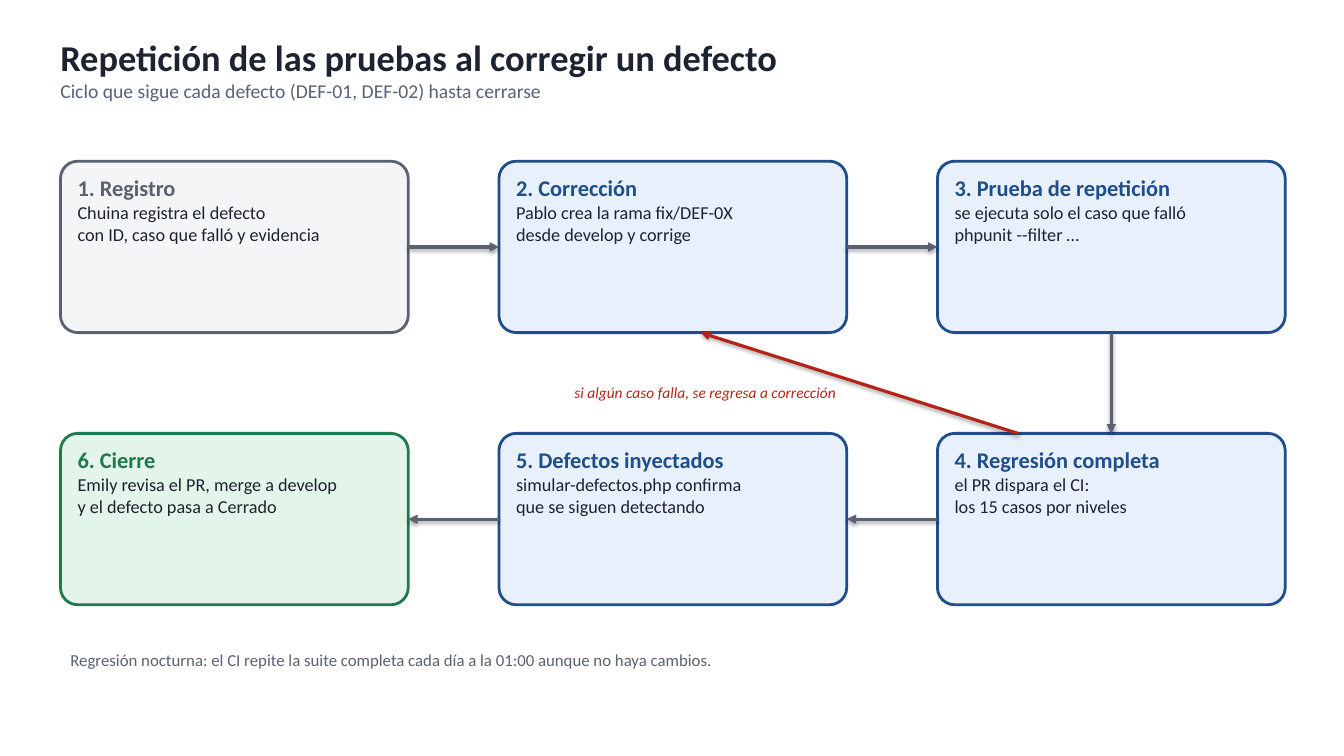
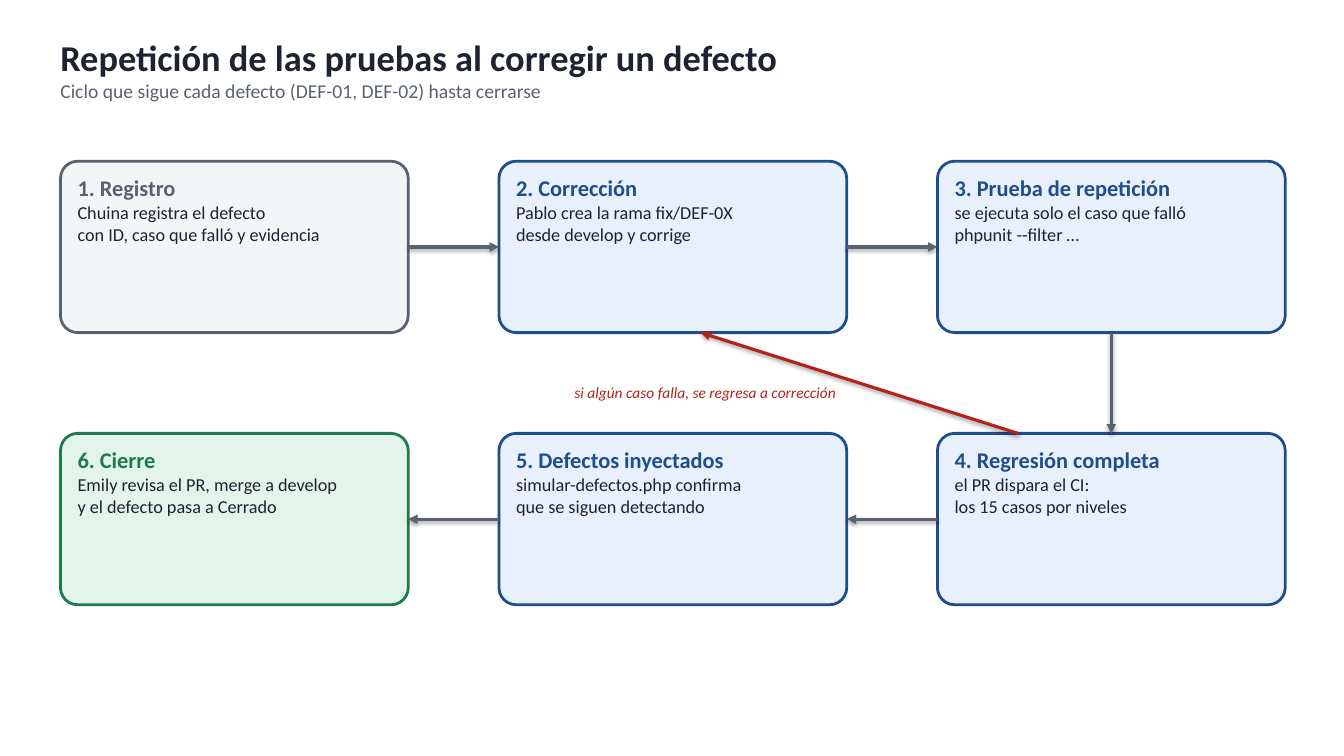
Before and after one commit to azharsonix/sistema-inventario-actividad-2, a slide deck: slide 5 of docs/Segunda parte/Diagramas - Segunda parte.pptx. Drawn at 1344x756 pixels with LibreOffice and Linux fonts; fonts in the diff are those of the drawing. Boxes give left, top, right and bottom in pixels: in the first picture for what was removed or moved away, otherwise in the second. Text is boxed around its words. In the diff, an @@ line names an element or a change of style, - is before the commit and + after.

```diff
--- a/docs/Segunda parte/Diagramas - Segunda parte.pptx
+++ b/docs/Segunda parte/Diagramas - Segunda parte.pptx
@@ text removed at <box>70,654,712,669</box> @@
-Regresión nocturna: el CI repite la suite completa cada día a la 01:00 aunque no haya cambios.
```
Also in this commit, not shown: 7 other slides changed, 12 other files.
